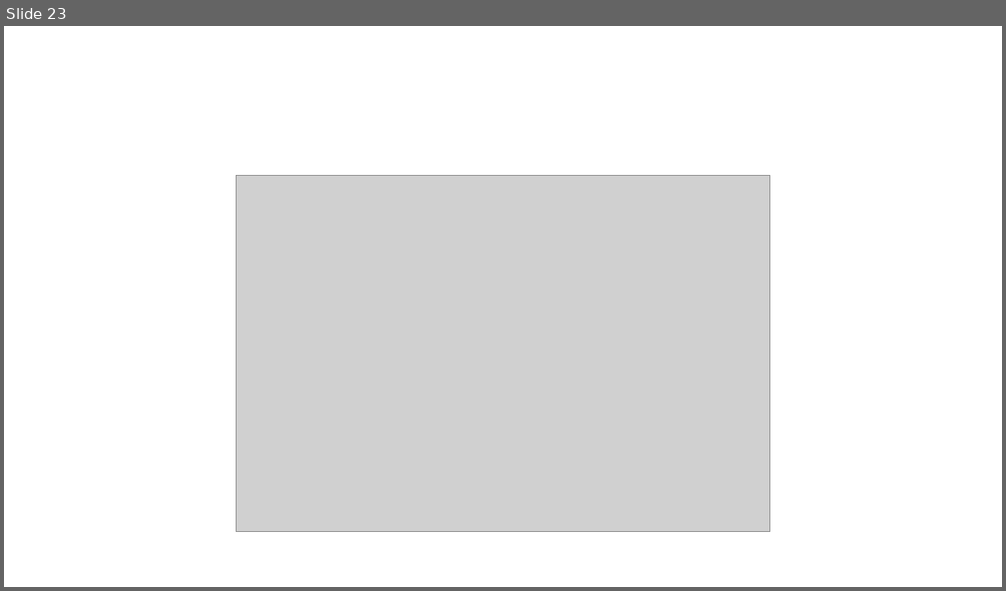
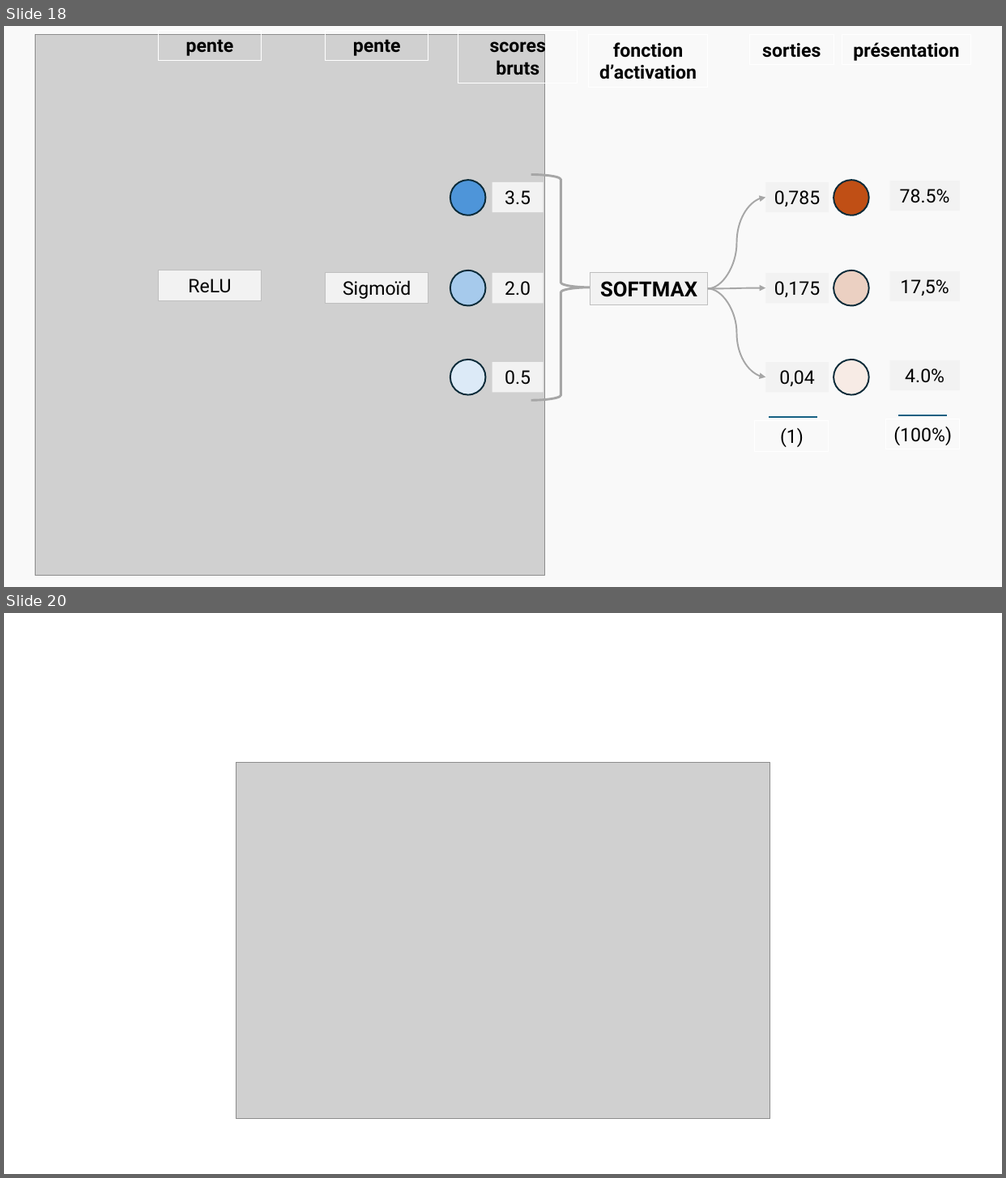
Before and after one commit to pirelaurent/IA_boite_blanche, a slide deck: outillage.pptx. Shown one above the other, each under a label of ours: slide 23 before the commit, slides 18 and 20 after it; the slides between them are not shown. The pictures are 1006x591 and 1006x1178 pixels, drawn with LibreOffice and Linux fonts; fonts in the diff are those of the drawing; grey boxes stand for pictures. Boxes give left, top, right and bottom in pixels: in the first picture for what was removed or moved away, otherwise in the second. Text is boxed around its words. In the diff, an @@ line names an element or a change of style, - is before the commit and + after.

Commit message:
révision softmax

```diff
--- a/outillage.pptx
+++ b/outillage.pptx
@@ slide 18 added at (x1=4, y1=26, x2=1002, y2=587), background #F2F2F2 at 39% opacity @@
@@ picture added at (x1=36, y1=34, x2=545, y2=575) @@
@@ rectangle added at (x1=158, y1=31, x2=262, y2=61), outline #FFFFFF 0.75 pt, 18 pt, text #000000, bold @@
+pente
@@ rectangle added at (x1=325, y1=31, x2=428, y2=61), outline #FFFFFF 0.75 pt, 18 pt, text #000000, bold @@
+pente
@@ rectangle added at (x1=458, y1=31, x2=577, y2=84), outline #FFFFFF 0.75 pt, 18 pt, text #000000, bold @@
+scores bruts
@@ rectangle added at (x1=589, y1=34, x2=708, y2=88), outline #FFFFFF 0.75 pt, 18 pt, text #000000, bold @@
+fonction d’activation
@@ rectangle added at (x1=750, y1=34, x2=833, y2=64), outline #FFFFFF 0.75 pt, 18 pt, text #000000, bold @@
+sorties
@@ rectangle added at (x1=842, y1=34, x2=971, y2=64), outline #FFFFFF 0.75 pt, 18 pt, text #000000, bold @@
+présentation
@@ ellipse added at (x1=450, y1=180, x2=485, y2=216), fill #4E95D9, outline #092A39 1.5 pt @@
@@ rectangle added at (x1=492, y1=182, x2=543, y2=212), fill #F2F2F2, 18 pt, text #000000 @@
+3.5
@@ right brace added at (x1=531, y1=175, x2=591, y2=401), outline #A6A6A6 2.25 pt @@
@@ rectangle added at (x1=766, y1=182, x2=829, y2=212), fill #F2F2F2, 18 pt, text #000000 @@
+0,785
@@ ellipse added at (x1=833, y1=180, x2=868, y2=216), fill #C04F15, outline #092A39 1.5 pt @@
@@ rectangle added at (x1=889, y1=180, x2=959, y2=210), fill #F2F2F2, 18 pt, text #000000 @@
+78.5%
@@ curved arrow added from (708, 288) to (766, 198), #A6A6A6 1.5 pt @@
@@ rectangle added at (x1=158, y1=271, x2=262, y2=301), fill #F2F2F2, outline #BFBFBF 0.75 pt, 18 pt, text #000000 @@
+ReLU
@@ rectangle added at (x1=325, y1=273, x2=428, y2=303), fill #F2F2F2, outline #BFBFBF 0.75 pt, 18 pt, text #000000 @@
+Sigmoïd
@@ ellipse added at (x1=450, y1=271, x2=485, y2=306), fill #A6CAEC, outline #092A39 1.5 pt @@
@@ rectangle added at (x1=492, y1=273, x2=543, y2=303), fill #F2F2F2, 18 pt, text #000000 @@
+2.0
@@ rectangle added at (x1=590, y1=272, x2=708, y2=305), fill #F2F2F2, outline #BFBFBF 0.75 pt, 20 pt, text #000000, bold @@
+SOFTMAX
@@ curved arrow added from (708, 288) to (766, 288), #A6A6A6 1.5 pt @@
@@ curved arrow added from (708, 288) to (766, 377), #A6A6A6 1.5 pt @@
@@ rectangle added at (x1=766, y1=273, x2=829, y2=303), fill #F2F2F2, 18 pt, text #000000 @@
+0,175
@@ ellipse added at (x1=833, y1=271, x2=868, y2=306), fill #C04F15 at 24% opacity, outline #092A39 1.5 pt @@
@@ rectangle added at (x1=889, y1=271, x2=959, y2=301), fill #F2F2F2, 18 pt, text #000000 @@
+17,5%
@@ ellipse added at (x1=450, y1=360, x2=485, y2=395), fill #DCEAF7, outline #092A39 1.5 pt @@
@@ rectangle added at (x1=492, y1=362, x2=543, y2=392), fill #F2F2F2, 18 pt, text #000000 @@
+0.5
@@ rectangle added at (x1=766, y1=362, x2=829, y2=392), fill #F2F2F2, 18 pt, text #000000 @@
+0,04
@@ ellipse added at (x1=833, y1=360, x2=868, y2=395), fill #F2AA84 at 17% opacity, outline #092A39 1.5 pt @@
@@ rectangle added at (x1=889, y1=361, x2=959, y2=390), fill #F2F2F2, 18 pt, text #000000 @@
+4.0%
@@ rectangle added at (x1=755, y1=421, x2=829, y2=451), outline #FFFFFF 0.75 pt, 18 pt, text #000000 @@
+(1)
@@ line added from (769, 417) to (818, 417), #156082 1.5 pt @@
@@ rectangle added at (x1=886, y1=420, x2=960, y2=450), outline #FFFFFF 0.75 pt, 18 pt, text #000000 @@
+(100%)
@@ line added from (898, 416) to (948, 416), #156082 1.5 pt @@
@@ what was slide 23 is now slide 20 @@
```
Also in this commit, not shown: 1 slide changed, 1 other slide added, 5 slides removed, 7 other files.
